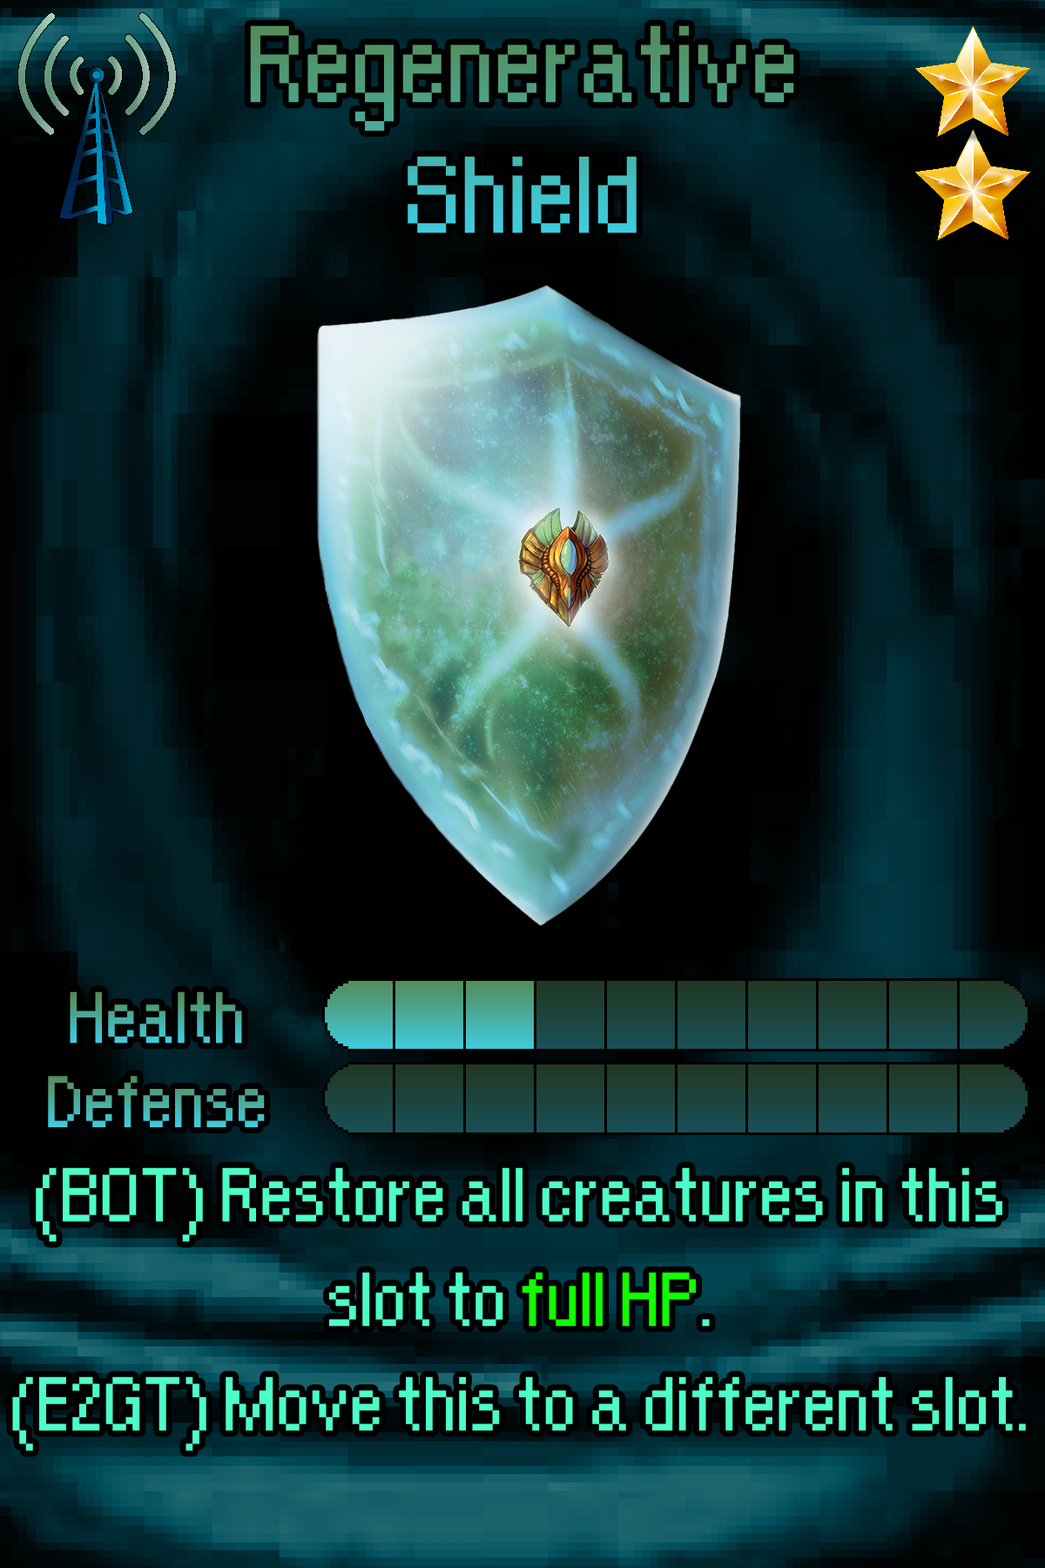
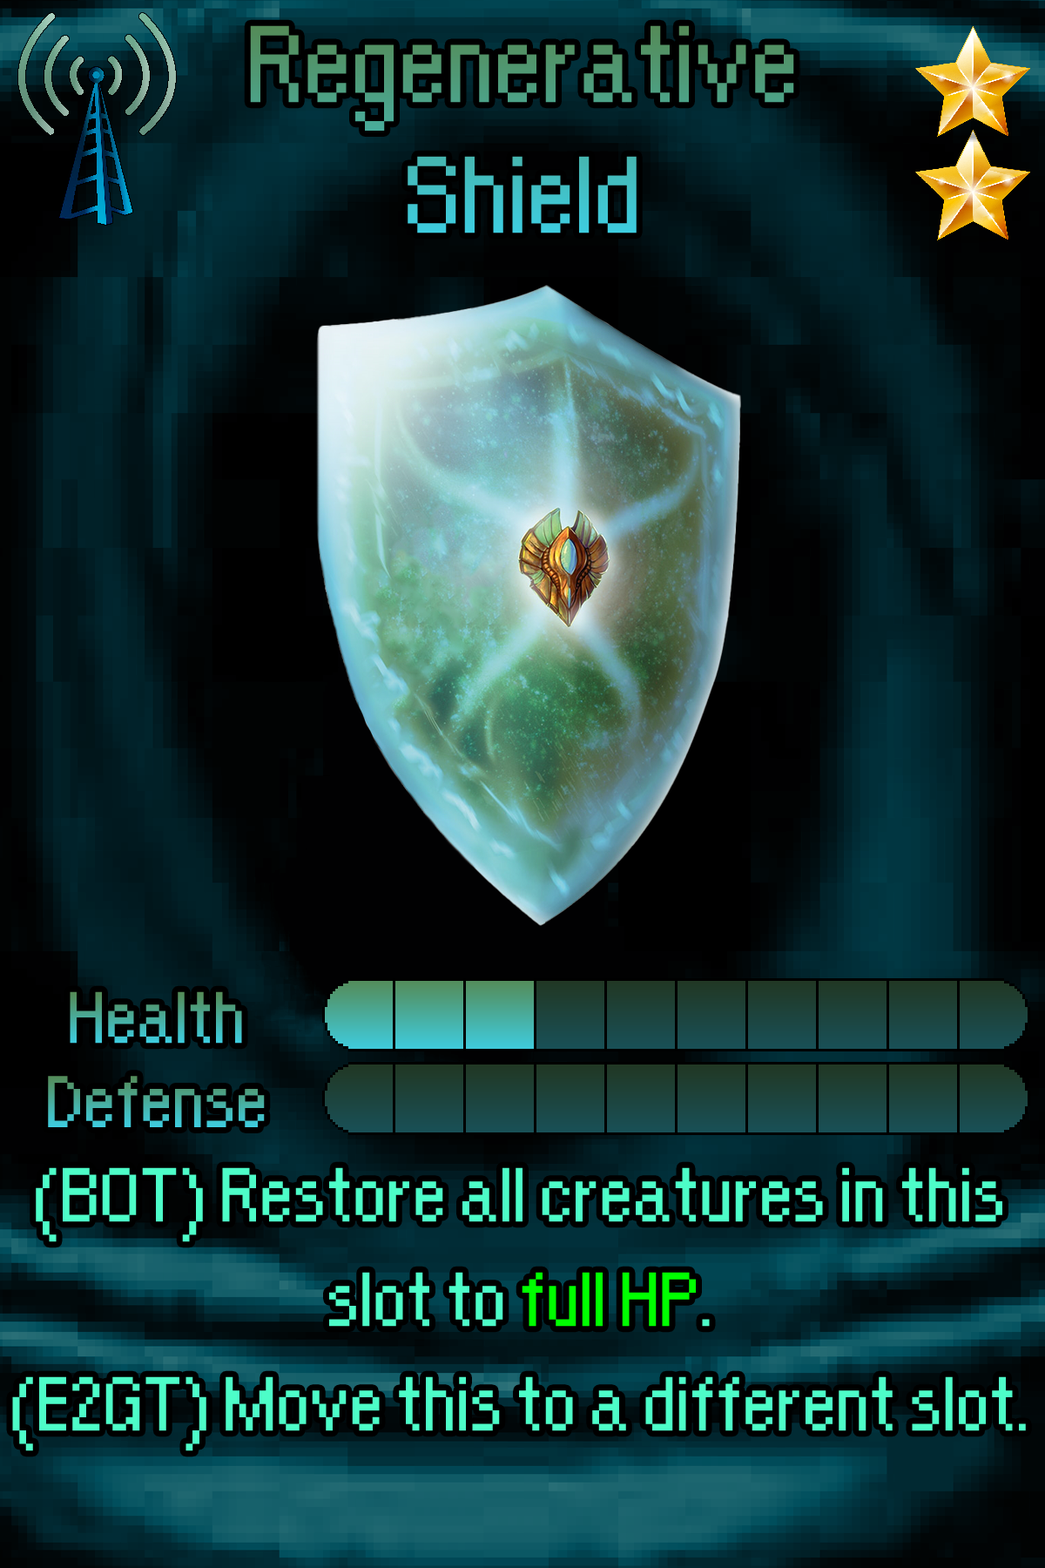
Layered file, before and after one edit (1045 × 1568). Changes by layer:
painted on "Ability" over [521,1271,697,1327]